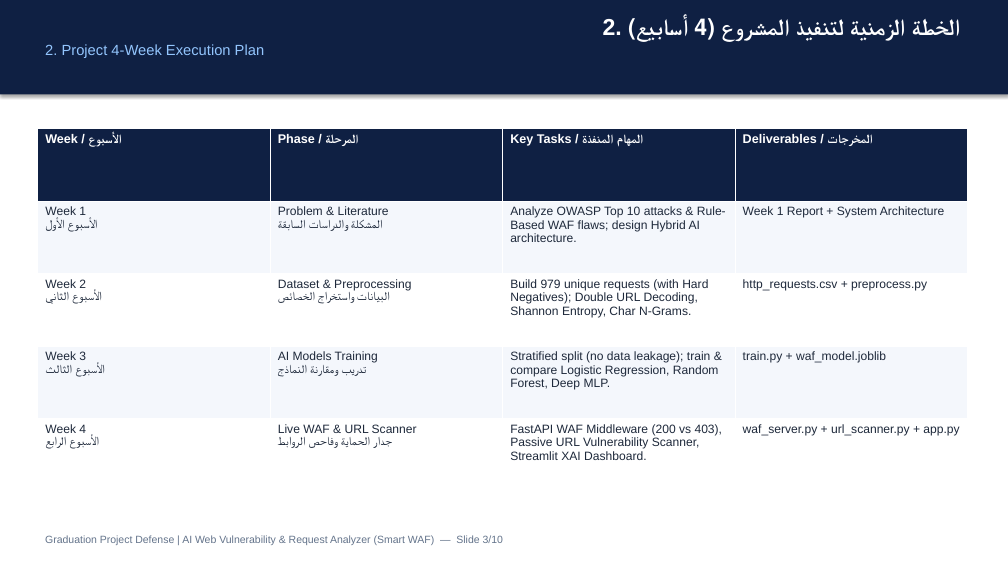
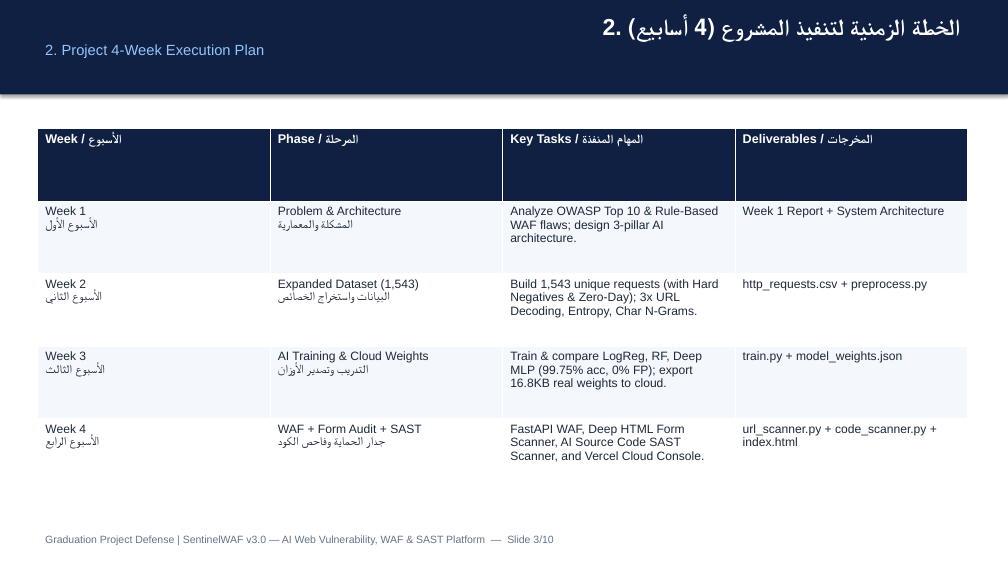
Before and after one commit to mohammadzaraa41-ai/ai-waf-detector, a slide deck: slide 3 of docs/Graduation_Project_Presentation_AR_EN.pptx. Drawn at 1008x567 pixels with LibreOffice and Linux fonts; fonts in the diff are those of the drawing. Boxes give left, top, right and bottom in pixels: in the first picture for what was removed or moved away, otherwise in the second. Text is boxed around its words. In the diff, an @@ line names an element or a change of style, - is before the commit and + after.

Commit message:
docs(v3.0): update README, 4-week Word reports & PPTX slides with v3.0 metrics and SAST module

```diff
--- a/docs/Graduation_Project_Presentation_AR_EN.pptx
+++ b/docs/Graduation_Project_Presentation_AR_EN.pptx
@@ table at [38, 129, 969, 492] @@
-row 2, column 2: Problem & Literature / المشكلة والدراسات السابقة
+row 2, column 2: Problem & Architecture / المشكلة والمعمارية
-row 2, column 3: Analyze OWASP Top 10 attacks & Rule-Based WAF flaws; design Hybrid AI architecture.
+row 2, column 3: Analyze OWASP Top 10 & Rule-Based WAF flaws; design 3-pillar AI architecture.
-row 3, column 2: Dataset & Preprocessing / البيانات واستخراج الخصائص
+row 3, column 2: Expanded Dataset (1,543) / البيانات واستخراج الخصائص
-row 3, column 3: Build 979 unique requests (with Hard Negatives); Double URL Decoding, Shannon Entropy, Char N-Grams.
+row 3, column 3: Build 1,543 unique requests (with Hard Negatives & Zero-Day); 3x URL Decoding, Entropy, Char N-Grams.
-row 4: Week 3 / الأسبوع الثالث | AI Models Training / تدريب ومقارنة النماذج | Stratified split (no data leakage); train & compare Logistic Regression, Random Forest, Deep MLP. | train.py + waf_model.joblib
+row 4: Week 3 / الأسبوع الثالث | AI Training & Cloud Weights / التدريب وتصدير الأوزان | Train & compare LogReg, RF, Deep MLP (99.75% acc, 0% FP); export 16.8KB real weights to cloud. | train.py + model_weights.json
-row 5: Week 4 / الأسبوع الرابع | Live WAF & URL Scanner / جدار الحماية وفاحص الروابط | FastAPI WAF Middleware (200 vs 403), Passive URL Vulnerability Scanner, Streamlit XAI Dashboard. | waf_server.py + url_scanner.py + app.py
+row 5: Week 4 / الأسبوع الرابع | WAF + Form Audit + SAST / جدار الحماية وفاحص الكود | FastAPI WAF, Deep HTML Form Scanner, AI Source Code SAST Scanner, and Vercel Cloud Console. | url_scanner.py + code_scanner.py + index.html
@@ text at [45, 535, 553, 545]: text changed @@
-Graduation Project Defense | AI Web Vulnerability & Request Analyzer (Smart WAF) — Slide 3/10
+Graduation Project Defense | SentinelWAF v3.0 — AI Web Vulnerability, WAF & SAST Platform — Slide 3/10
```
Also in this commit, not shown: 9 other slides changed, 6 other files.
